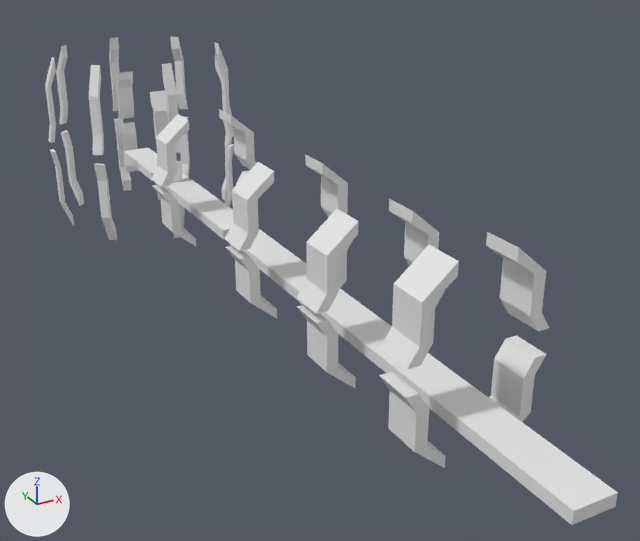
A saved change to the Blender file Scifi/Assets/OverWorld_Vol1/ModelData/Ramps.blend.
Both versions are drawn from a 50 mm camera at (-284.0, -251.0, 262.0) aimed at (36.0, 330.0, -28.0). Arrows for +X, +Y and +Z are at lower left; the lights stay in place.
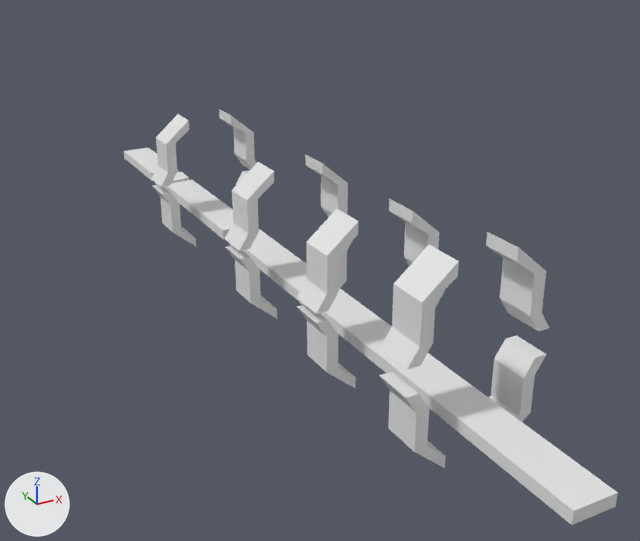
The change, as a diff of the scene's bpy script:
```diff
--- a/Scifi/Assets/OverWorld_Vol1/ModelData/Ramps.blend.py
+++ b/Scifi/Assets/OverWorld_Vol1/ModelData/Ramps.blend.py
@@ ob_cube_002 @@
-ob_cube_002 = bpy.data.objects.new('Cube.002', me_cube_001)
-ob_cube_002.location = (0.0, 653.0, 14.7)
-ob_cube_002.rotation_euler = (1.571, 0.0, -2.175)  # degrees (90, 0, -125)
@@ ob_cube_001 @@
-ob_cube_001 = bpy.data.objects.new('Cube.001', me_cube_000)
-ob_cube_001.location = (0.0, 652.4, 14.7)
-ob_cube_001.rotation_euler = (1.571, 0.0, 1.024)  # degrees (90, 0, 59)
```

Location of each change, (x1, y1, x2, y2) in pixels of the pictures (640 x 541 px):
'Cube.002', deleted: before (45, 37, 234, 240)
'Cube.001', deleted: before (116, 71, 168, 200)
